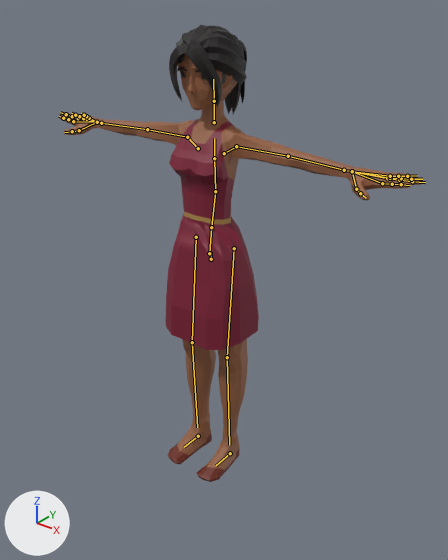
What one commit did to the glTF model js/models/avatars/club-crowd-f4.glb.
One viewpoint serves both versions: a camera (50 mm lens) standing at (1.463, -1.815, 1.985) and looking at (0.153, -0.177, 0.969). Every picture has the same lights, and +X, +Y and +Z are marked at lower left. The first picture is the older version. The bones that change, and the others that lie on the model, are drawn over the model as lines.

In view in the first picture: 'Formad_Head'.
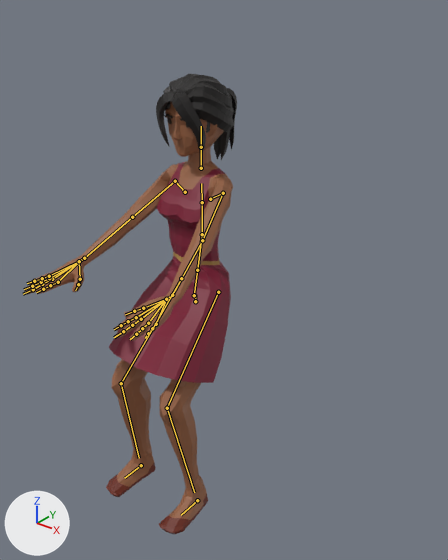
The newer file adds an action. The first version stands in its rest pose; the second is drawn at frame 0 of the action 'Seated_Loop'.

The change, as a diff of the scene's bpy script:
```diff
--- a/js/models/avatars/club-crowd-f4.glb.py
+++ b/js/models/avatars/club-crowd-f4.glb.py
@@ bone_body @@
 bone_body = bpy.data.objects['CharacterArmature'].pose.bones['Body']  # child of 'Root'
-bone_body.location = (0.0, 0.0, 0.0)
-bone_body.rotation_quaternion = (1.0, 0.0, 0.0, 0.0)  # degrees (0, 0, 0)
+bone_body.location = (0.0, -0.15, 0.1)
+bone_body.rotation_quaternion = (0.999, -0.04, -0.002, 0.0)  # degrees (-5, 0, 0)
@@ bone_abdomen @@
 bone_abdomen = bpy.data.objects['CharacterArmature'].pose.bones['Abdomen']  # child of 'Hips'
-bone_abdomen.rotation_quaternion = (1.0, 0.0, 0.0, 0.0)  # degrees (0, 0, 0)
+bone_abdomen.rotation_quaternion = (1.0, 0.012, -0.001, -0.001)  # degrees (1, 0, 0)
@@ bone_torso @@
 bone_torso = bpy.data.objects['CharacterArmature'].pose.bones['Torso']  # child of 'Abdomen'
-bone_torso.rotation_quaternion = (1.0, 0.0, 0.0, 0.0)  # degrees (0, 0, 0)
+bone_torso.rotation_quaternion = (1.0, 0.014, -0.001, 0.0)  # degrees (2, 0, 0)
@@ bone_chest @@
 bone_chest = bpy.data.objects['CharacterArmature'].pose.bones['Chest']  # child of 'Torso'
-bone_chest.rotation_quaternion = (1.0, 0.0, 0.0, 0.0)  # degrees (0, 0, 0)
+bone_chest.rotation_quaternion = (1.0, 0.014, -0.001, 0.0)  # degrees (2, 0, 0)
@@ bone_neck @@
 bone_neck = bpy.data.objects['CharacterArmature'].pose.bones['Neck']  # child of 'Chest'
-bone_neck.rotation_quaternion = (1.0, 0.0, 0.0, 0.0)  # degrees (0, 0, 0)
+bone_neck.rotation_quaternion = (1.0, -0.007, -0.012, 0.0)  # degrees (-1, -1, 0)
@@ bone_head @@
 bone_head = bpy.data.objects['CharacterArmature'].pose.bones['Head']  # child of 'Neck'
-bone_head.rotation_quaternion = (1.0, 0.0, 0.0, 0.0)  # degrees (0, 0, 0)
+bone_head.rotation_quaternion = (1.0, -0.01, -0.017, 0.0)  # degrees (-1, -2, 0)
@@ bone_upperarm_l @@
 bone_upperarm_l = bpy.data.objects['CharacterArmature'].pose.bones['UpperArm.L']  # child of 'Shoulder.L'
-bone_upperarm_l.rotation_quaternion = (1.0, 0.0, 0.0, 0.0)  # degrees (0, 0, 0)
+bone_upperarm_l.rotation_quaternion = (0.788, -0.334, -0.001, -0.518)  # degrees (-34, -20, -60)
@@ bone_lowerarm_l @@
 bone_lowerarm_l = bpy.data.objects['CharacterArmature'].pose.bones['LowerArm.L']  # child of 'UpperArm.L'
-bone_lowerarm_l.rotation_quaternion = (1.0, 0.0, 0.0, 0.0)  # degrees (0, 0, 0)
+bone_lowerarm_l.rotation_quaternion = (0.998, -0.003, 0.056, 0.039)  # degrees (0, 6, 5)
@@ bone_wrist_l @@
 bone_wrist_l = bpy.data.objects['CharacterArmature'].pose.bones['Wrist.L']  # child of 'LowerArm.L'
-bone_wrist_l.rotation_quaternion = (1.0, 0.0, 0.0, 0.0)  # degrees (0, 0, 0)
+bone_wrist_l.rotation_quaternion = (0.96, 0.154, 0.14, -0.187)  # degrees (15, 19, -20)
@@ bone_upperarm_r @@
 bone_upperarm_r = bpy.data.objects['CharacterArmature'].pose.bones['UpperArm.R']  # child of 'Shoulder.R'
-bone_upperarm_r.rotation_quaternion = (1.0, 0.0, 0.0, 0.0)  # degrees (0, 0, 0)
+bone_upperarm_r.rotation_quaternion = (0.786, -0.315, -0.001, 0.532)  # degrees (-32, 19, 63)
@@ bone_lowerarm_r @@
 bone_lowerarm_r = bpy.data.objects['CharacterArmature'].pose.bones['LowerArm.R']  # child of 'UpperArm.R'
-bone_lowerarm_r.rotation_quaternion = (1.0, 0.0, 0.0, 0.0)  # degrees (0, 0, 0)
+bone_lowerarm_r.rotation_quaternion = (-0.998, 0.002, 0.053, 0.039)  # degrees (0, -6, -5)
@@ bone_wrist_r @@
 bone_wrist_r = bpy.data.objects['CharacterArmature'].pose.bones['Wrist.R']  # child of 'LowerArm.R'
-bone_wrist_r.rotation_quaternion = (1.0, 0.0, 0.0, 0.0)  # degrees (0, 0, 0)
+bone_wrist_r.rotation_quaternion = (0.972, 0.113, -0.107, 0.176)  # degrees (11, -14, 19)
@@ bone_upperleg_l @@
 bone_upperleg_l = bpy.data.objects['CharacterArmature'].pose.bones['UpperLeg.L']  # child of 'Body'
-bone_upperleg_l.rotation_quaternion = (1.0, 0.0, 0.0, 0.0)  # degrees (0, 0, 0)
+bone_upperleg_l.rotation_quaternion = (-0.952, 0.303, 0.001, 0.031)  # degrees (-35, -1, -3)
@@ bone_lowerleg_l @@
 bone_lowerleg_l = bpy.data.objects['CharacterArmature'].pose.bones['LowerLeg.L']  # child of 'UpperLeg.L'
-bone_lowerleg_l.rotation_quaternion = (1.0, 0.0, 0.0, 0.0)  # degrees (0, 0, 0)
+bone_lowerleg_l.rotation_quaternion = (0.91, 0.414, 0.02, -0.008)  # degrees (49, 2, 0)
@@ bone_upperleg_r @@
 bone_upperleg_r = bpy.data.objects['CharacterArmature'].pose.bones['UpperLeg.R']  # child of 'Body'
-bone_upperleg_r.rotation_quaternion = (1.0, 0.0, 0.0, 0.0)  # degrees (0, 0, 0)
+bone_upperleg_r.rotation_quaternion = (-0.952, 0.304, 0.003, -0.029)  # degrees (-35, 1, 3)
@@ bone_lowerleg_r @@
 bone_lowerleg_r = bpy.data.objects['CharacterArmature'].pose.bones['LowerLeg.R']  # child of 'UpperLeg.R'
-bone_lowerleg_r.rotation_quaternion = (1.0, 0.0, 0.0, 0.0)  # degrees (0, 0, 0)
+bone_lowerleg_r.rotation_quaternion = (0.91, 0.413, -0.02, 0.008)  # degrees (49, -2, 0)
@@ bone_foot_l @@
 bone_foot_l = bpy.data.objects['CharacterArmature'].pose.bones['Foot.L']  # child of 'Root'
-bone_foot_l.location = (0.0, 0.0, 0.0)
+bone_foot_l.location = (0.07, 0.31, 0.002)
@@ bone_foot_r @@
 bone_foot_r = bpy.data.objects['CharacterArmature'].pose.bones['Foot.R']  # child of 'Root'
-bone_foot_r.location = (0.0, 0.0, 0.0)
+bone_foot_r.location = (-0.07, 0.31, 0.002)
```

What differs and where, as boxes (x1, y1, x2, y2) in the pictures (448 x 560 px):
'Formad_Head', posed (41% narrower)
    before: (59, 25, 423, 482)
    after: (24, 74, 237, 534)
bone 'Body', root to tip
    before: (211, 259) to (211, 252)
    after: (195, 301) to (195, 294)
bone 'Abdomen', root to tip
    before: (211, 227) to (215, 191)
    after: (197, 270) to (202, 234)
bone 'Torso', root to tip
    before: (215, 191) to (214, 158)
    after: (202, 234) to (202, 202)
bone 'Chest', root to tip
    before: (214, 158) to (214, 138)
    after: (202, 202) to (201, 183)
bone 'Neck', root to tip
    before: (214, 122) to (214, 101)
    after: (201, 168) to (201, 147)
bone 'Head', root to tip
    before: (214, 101) to (213, 79)
    after: (201, 147) to (201, 126)
bone 'UpperArm.L', root to tip
    before: (236, 146) to (288, 156)
    after: (223, 193) to (202, 240)
bone 'LowerArm.L', root to tip
    before: (288, 156) to (344, 170)
    after: (202, 240) to (172, 295)
bone 'Wrist.L', root to tip
    before: (344, 170) to (352, 171)
    after: (172, 295) to (166, 299)
bone 'UpperArm.R', root to tip
    before: (187, 137) to (147, 129)
    after: (175, 181) to (132, 217)
bone 'LowerArm.R', root to tip
    before: (147, 129) to (101, 123)
    after: (132, 217) to (84, 258)
bone 'Wrist.R', root to tip
    before: (101, 123) to (97, 122)
    after: (84, 258) to (79, 261)
bone 'UpperLeg.L', root to tip
    before: (234, 248) to (227, 357)
    after: (218, 292) to (167, 408)
bone 'LowerLeg.L', root to tip
    before: (227, 357) to (229, 445)
    after: (167, 408) to (194, 492)
bone 'UpperLeg.R', root to tip
    before: (196, 237) to (192, 342)
    after: (181, 278) to (121, 383)
bone 'LowerLeg.R', root to tip
    before: (192, 342) to (197, 427)
    after: (121, 383) to (139, 458)
bone 'Foot.L', root to tip
    before: (230, 453) to (216, 465)
    after: (197, 500) to (181, 515)
bone 'Foot.R', root to tip
    before: (198, 436) to (184, 447)
    after: (141, 465) to (124, 478)
